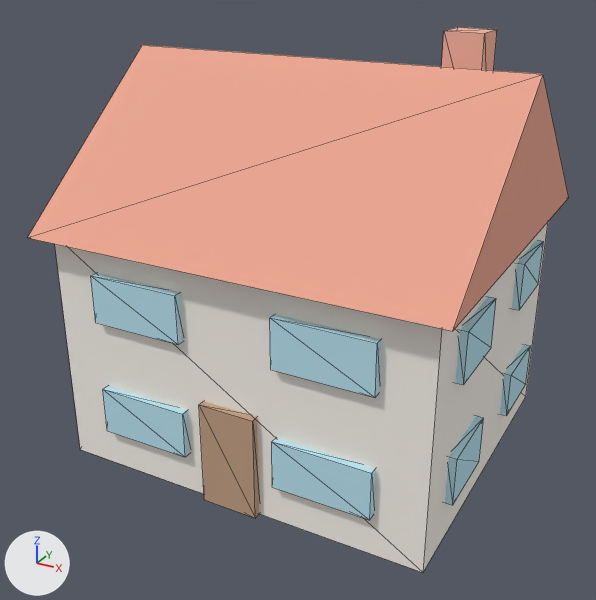
One commit to the glTF model assets/models/generic/house.glb: the scene before it, then after it.
Rendered twice from a camera (50 mm lens) standing at (7.6, -14.66, 10.33) and looking at (-0.13, -0.6, 3.3). The lights are fixed; the arrows at lower left show +X, +Y and +Z. The older version comes first. Mesh edges are drawn as thin lines. Where no turn or scale is listed for an object, it has been applied to the vertices.

Names of what the first picture shows: 'house_brick', 'house_door', 'house_roof_red', 'house_wall_cream', 'house_window'.
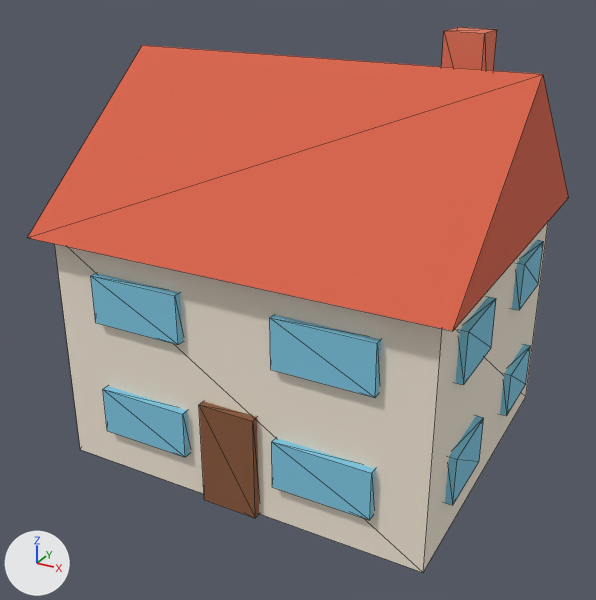
Pixel boxes [x1, y1, x2, y2] of what changed, in the pictures (596 x 600 px):
'house_roof_red', recoloured (beige to red): [27, 45, 569, 331] in both
'house_window', recoloured: [91, 240, 544, 520] in both
'house_door', recoloured (beige to brown): [199, 401, 259, 518] in both
'house_brick', recoloured (darker): [441, 27, 497, 70] in both

What the commit changed:
Material 'roof_red' (mat_roof_red) changes colour from beige #eea893 to red #d9644a; in linear values from (0.851, 0.392, 0.29) to (0.694, 0.127, 0.0685).
Material 'door' (mat_door) changes colour from beige #c3a085 to brown #8b5a3c; in linear values from (0.545, 0.353, 0.235) to (0.258, 0.102, 0.0452).
Material 'window' (mat_window) changes colour from cyan #bbe5f2 to cyan #7ec8e3; in linear values from (0.494, 0.784, 0.89) to (0.209, 0.578, 0.768).
Material 'brick' (mat_brick) changes colour from beige #f1b8a4 to orange #e07a5f; in linear values from (0.878, 0.478, 0.373) to (0.745, 0.195, 0.114).
